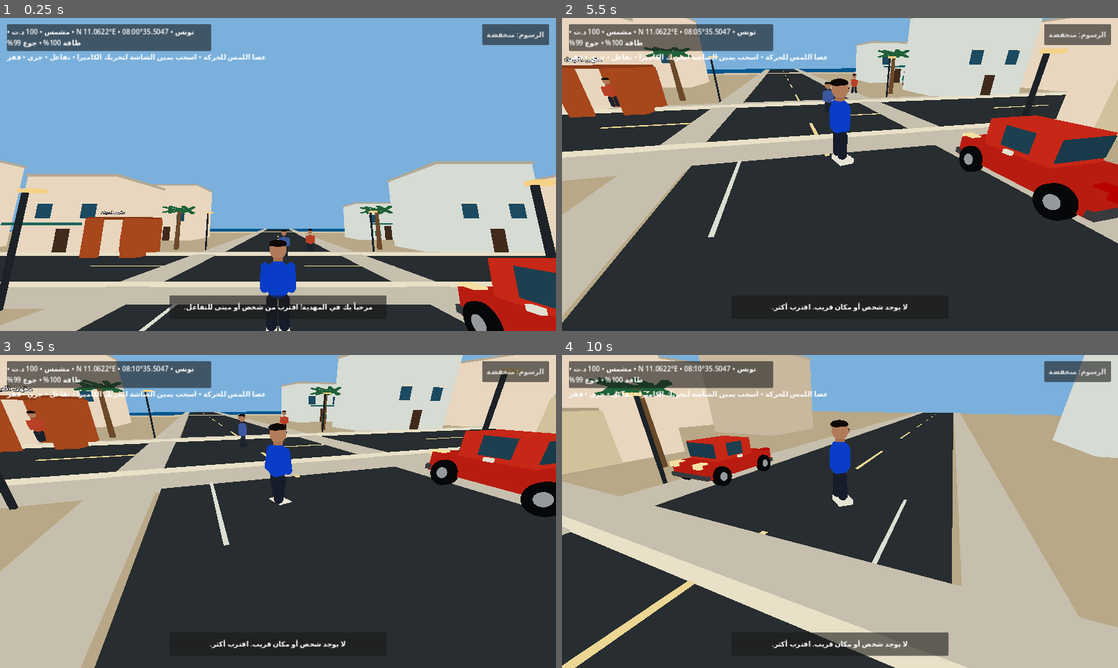
Above: before the commit, frames 1-4 (two rows, left to right).
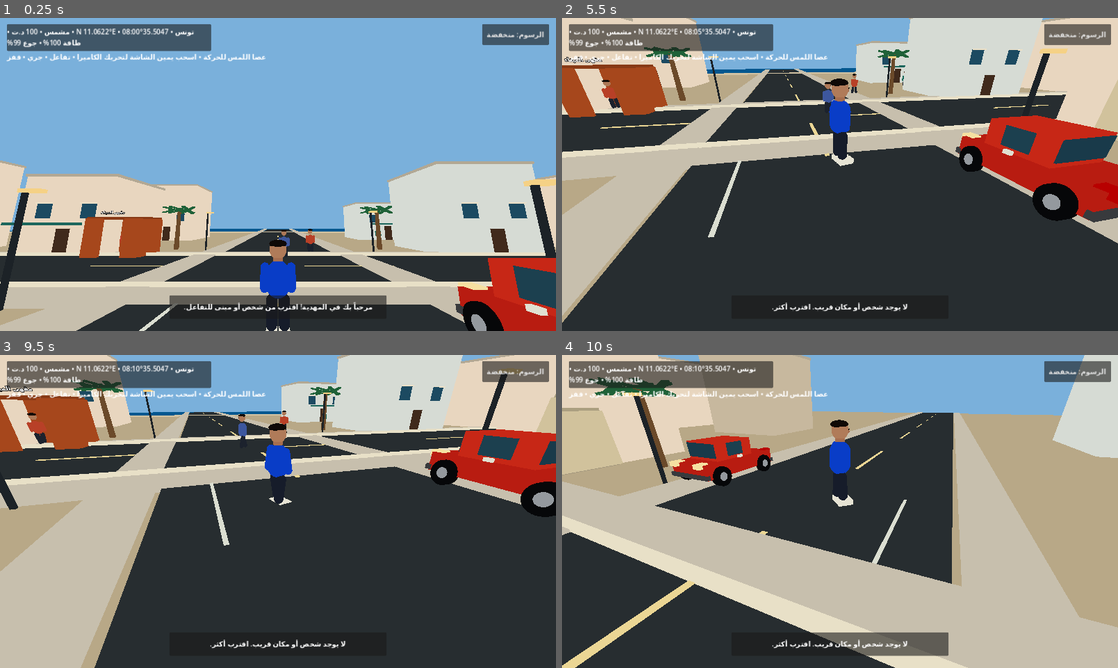
Above: after the commit, the same moments.

Repository: stevennpllk-crypto/REAL-LIFE-MAHDIA
Game: Godot game, scene res://scenes/Main.tscn
The game is run twice, just before and just after one commit, with the same random seed, the same clock (stepped at 60 frames per second) and the same inputs.
Inputs (mouse positions are in pixels of both pictures, inside the frame that each line leads up to):
- Up to frame 1 (0.25 s): no input
- Up to frame 2 (5.5 s): click "الرسوم: منخفضة" at 0.5 s; click "الرسوم: متوسطة" at 1.25 s; click "الرسوم: عالية" at 2 s; tap Enter at 2.75 s; move the mouse to (867, 174) at 2.77 s; hold W (move_forward) from 2.78 s (still down); tap E (interact) at 2.85, 4.35 s; tap Space (jump) at 3.02, 3.77, 5.27 s; move the mouse to (812, 174) at 3.52 s; tap Shift (run) at 3.6, 5.1 s; move the mouse to (851, 168) at 4.27 s; move the mouse to (834, 180) at 5.02 s
- Up to frame 3 (9.5 s): move the mouse to (316, 514) at 5.77 s; tap E (interact) at 5.85, 7.35, 8.85 s; tap Space (jump) at 6.02, 6.77, 8.27, 9.02 s; move the mouse to (233, 508) at 6.52 s; tap Shift (run) at 6.6, 8.1 s; move the mouse to (283, 511) at 7.27 s; move the mouse to (255, 505) at 8.02 s; release W (move_forward) at 8.03 s; hold D (move_right) 8.03-8.78 s; move the mouse to (305, 511) at 8.77 s; hold W (move_forward) from 8.78 s (still down)
- Up to frame 4 (10 s): keep holding W (move_forward); move the mouse to (812, 511) at 9.52 s; tap Shift (run) at 9.6 s; tap Space (jump) at 9.77 s

The runs differ from the first frame. In frame 1, less than 0.1% of the frame differs, in the area x 21-22%, y 69-72%; in frame 2, less than 0.1%; in frame 3, less than 0.1%, in the area x 4-9%, y 17-29%; in frame 4, nothing differs.

Commit message:
Align walk-in shop floors with the city ground

Diff:
--- a/scripts/life_manager.gd
+++ b/scripts/life_manager.gd
@@ -61,7 +61,7 @@
 	building.name = kind.capitalize() + "Interior"
 	building.position = at
 	var wall_color := tint
-	_make_wall(building, Vector3(4.0, 0.18, 3.0), Vector3(0, 0.0, 0), Color(0.64, 0.59, 0.49))
+	_make_wall(building, Vector3(4.0, 0.18, 3.0), Vector3(0, -0.12, 0), Color(0.64, 0.59, 0.49))
 	_make_wall(building, Vector3(4.0, 2.8, 0.22), Vector3(0, 1.4, -1.5), wall_color)
 	_make_wall(building, Vector3(0.22, 2.8, 3.0), Vector3(-2.0, 1.4, 0), wall_color)
 	_make_wall(building, Vector3(0.22, 2.8, 3.0), Vector3(2.0, 1.4, 0), wall_color)
